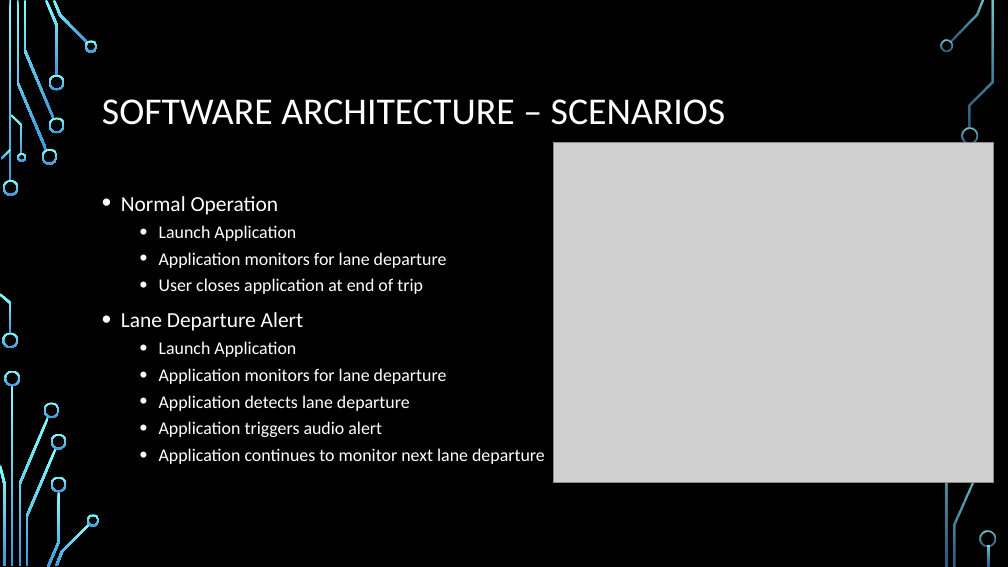
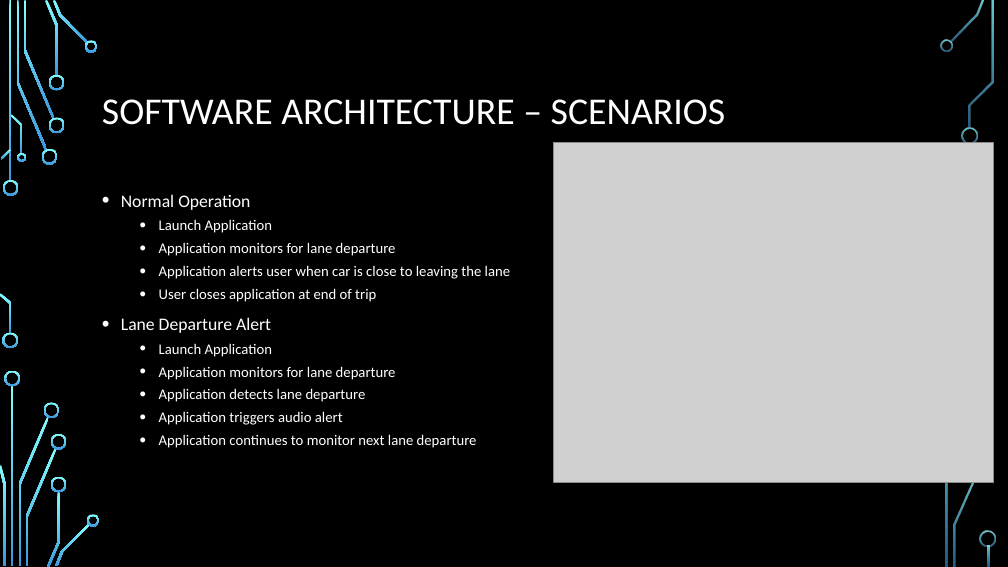
Before and after one commit to Scarabyte/SSW690-Project, a slide deck: slide 9 of docs/Presentations/Computer Vision Driving Aids Design Review.pptx. Drawn at 1008x567 pixels with LibreOffice and Linux fonts; fonts in the diff are those of the drawing; grey boxes stand for pictures; background and template pictures are left out. Boxes give left, top, right and bottom in pixels: in the first picture for what was removed or moved away, otherwise in the second. Text is boxed around its words. In the diff, an @@ line names an element or a change of style, - is before the commit and + after.

Commit message:
Changed wording to reflect current project scope.

```diff
--- a/docs/Presentations/Computer Vision Driving Aids Design Review.pptx
+++ b/docs/Presentations/Computer Vision Driving Aids Design Review.pptx
@@ text at <box>121,194,477,448</box>: size 20.4 to 16.8 pt in "Normal Operation", "Lane Departure Alert"; size 17 to 14 pt in "Launch Application", "Application monitors for lane departure", "User closes application at end of trip", "Launch Application" and 4 more places @@
@@ text at <box>159,265,510,279</box>: paragraph added @@
+  • Application alerts user when car is close to leaving the lane
```
Also in this commit, not shown: 6 other slides changed.
